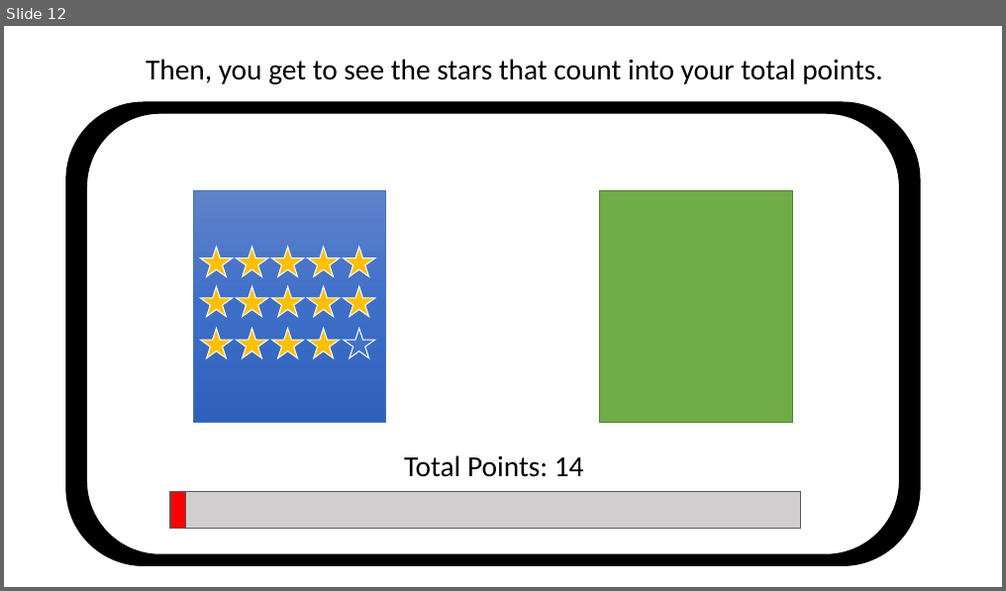
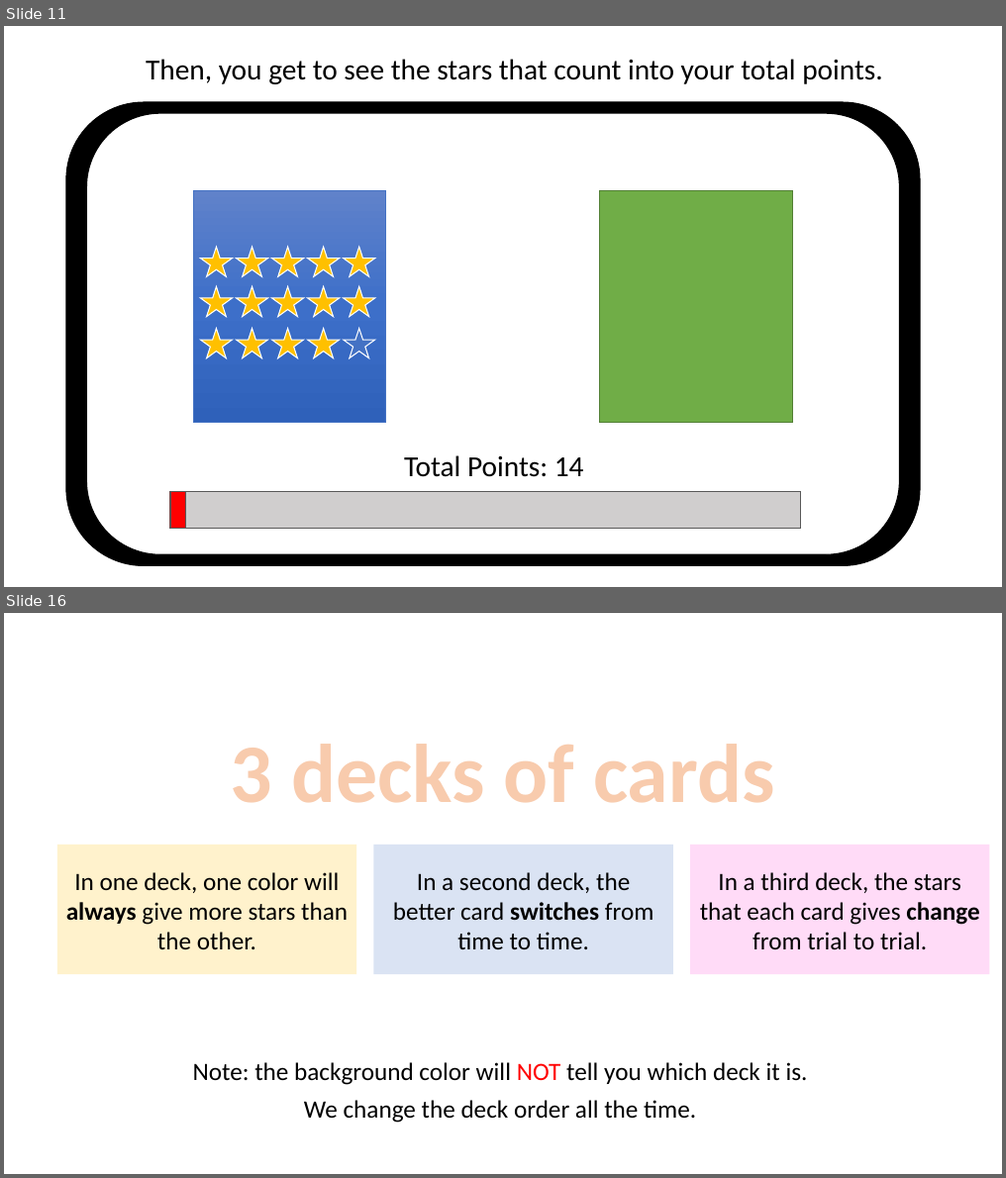
Before and after one commit to LillianXu2019/LUX-RL, a slide deck: images/task_instructions_lux.pptx. Shown one above the other, each under a label of ours: slide 12 before the commit, slides 11 and 16 after it; the slides between them are not shown. The pictures are 1006x591 and 1006x1178 pixels, drawn with LibreOffice and Linux fonts; fonts in the diff are those of the drawing. Boxes give left, top, right and bottom in pixels: in the first picture for what was removed or moved away, otherwise in the second. Text is boxed around its words. In the diff, an @@ line names an element or a change of style, - is before the commit and + after.

```diff
--- a/images/task_instructions_lux.pptx
+++ b/images/task_instructions_lux.pptx
@@ slide 16 added at [4,613,1002,1174], background #FFFFFF @@
@@ text added at [231,744,774,803], 80 pt, text #F8CBAD, bold @@
+3 decks of cards
@@ rectangle added at [57,845,356,974], fill #FFF2CC @@
@@ rectangle added at [374,845,673,974], fill #DAE3F3 @@
@@ rectangle added at [690,845,990,974], fill #FFDBF7 @@
@@ text added at [66,872,348,950], 24 pt, text #000000 @@
+In one deck, one color will always give more stars than the other.
@@ text added at [393,872,653,950], 24 pt, text #000000 @@
+In a second deck, the better card switches from time to time.
@@ text added at [700,872,979,951], 24 pt, text #000000 @@
+In a third deck, the stars that each card gives change from trial to trial.
@@ text added at [193,1062,808,1123], 24 pt, text #000000 @@
+Note: the background color will NOT tell you which deck it is.
+We change the deck order all the time.
@@ what was slide 12 is now slide 11 @@
```
Also in this commit, not shown: 8 slides changed, 6 other slides added, 2 slides removed, 19 other files.
